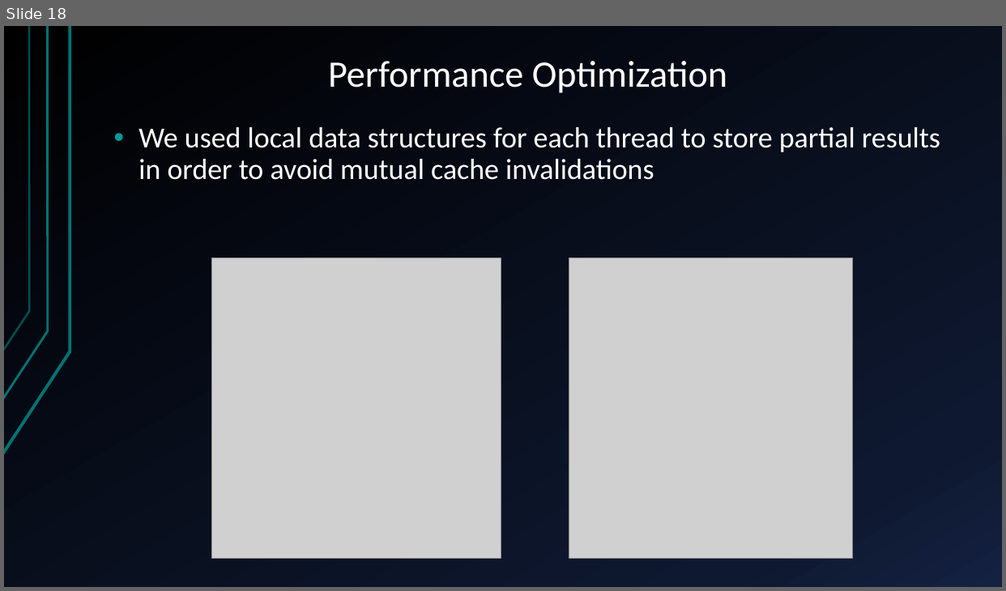
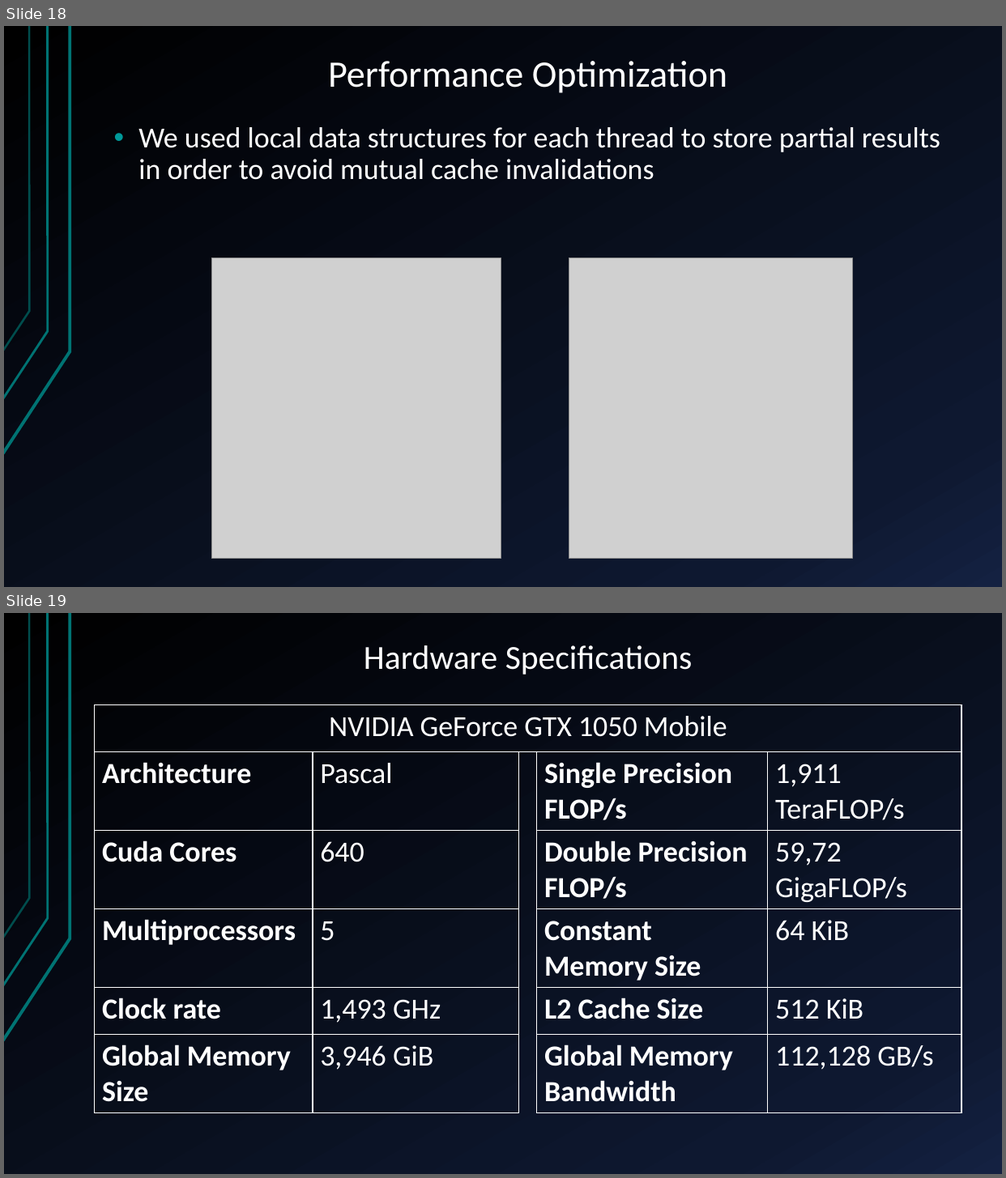
Before and after one commit to glmquint/K-Means-local, a slide deck: documentazione/presentazione.pptx. Shown one above the other, each under a label of ours: slide 18 before the commit, slides 18 and 19 after it. The pictures are 1006x591 and 1006x1178 pixels, drawn with LibreOffice and Linux fonts; fonts in the diff are those of the drawing; grey boxes stand for pictures; background and template pictures are left out. Boxes give left, top, right and bottom in pixels: in the first picture for what was removed or moved away, otherwise in the second. Text is boxed around its words. In the diff, an @@ line names an element or a change of style, - is before the commit and + after.

```diff
--- a/documentazione/presentazione.pptx
+++ b/documentazione/presentazione.pptx
@@ slide 19 added at (4,613,1002,1174), background gradient #000000 to #0F1931 to #142242; not listed: 3 template elements that a slide beside it also shows @@
@@ title added at (364,645,692,675), 32.4 pt, text #FFFFFF @@
+Hardware Specifications
@@ table added at (95,705,961,1109), 6 rows, 5 columns @@
+NVIDIA GeForce GTX 1050 Mobile |  |  |  | 
+Architecture | Pascal |  | Single Precision FLOP/s | 1,911 TeraFLOP/s
+Cuda Cores | 640 |  | Double Precision FLOP/s | 59,72 GigaFLOP/s
+Multiprocessors | 5 |  | Constant Memory Size | 64 KiB
+Clock rate | 1,493 GHz |  | L2 Cache Size | 512 KiB
+Global Memory Size | 3,946 GiB |  | Global Memory Bandwidth | 112,128 GB/s
```
Also in this commit, not shown: 2 slides changed, 3 other slides added, 17 other files.
